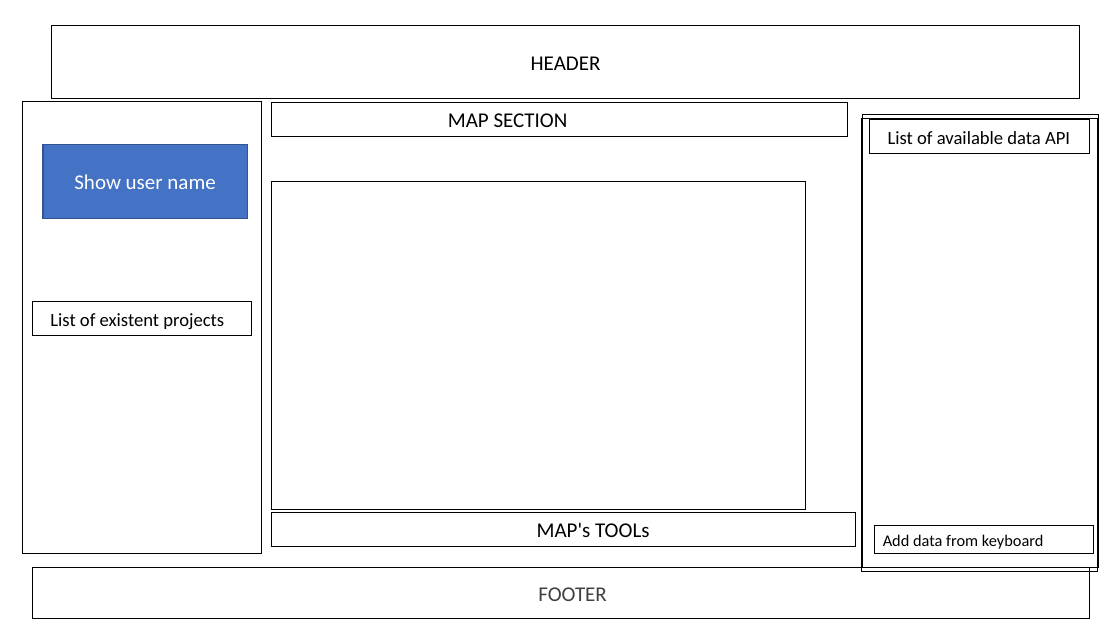
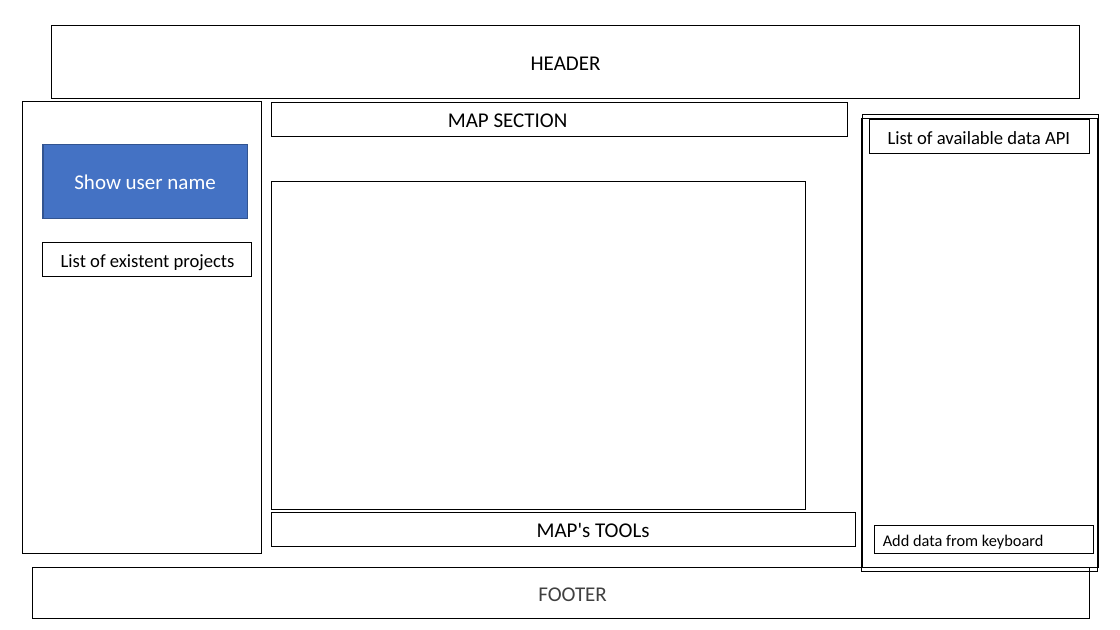
Before and after one commit to annguye2/geospatial-online-project, a slide deck: slide 4 of Geospatial Online Project.pptx. Drawn at 1120x630 pixels with LibreOffice and Linux fonts; fonts in the diff are those of the drawing. Boxes give left, top, right and bottom in pixels: in the first picture for what was removed or moved away, otherwise in the second. Text is boxed around its words. In the diff, an @@ line names an element or a change of style, - is before the commit and + after.

```diff
--- a/Geospatial Online Project.pptx
+++ b/Geospatial Online Project.pptx
@@ rectangle "List of existent projects": place and size @@
-rectangle "List of existent projects" at <box>33,302,252,335</box>
+rectangle "List of existent projects" at <box>43,243,252,276</box>
```
Also in this commit, not shown: 1 other slide changed, 15 other files.
